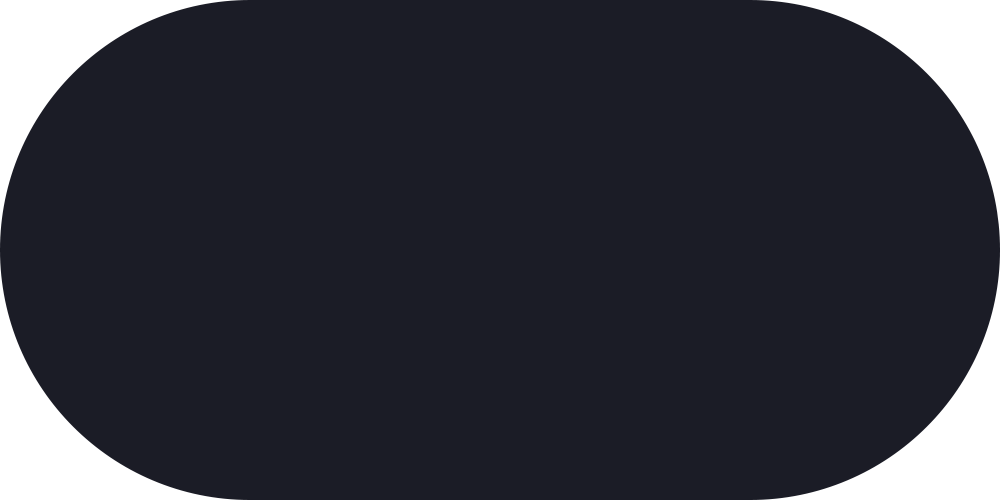
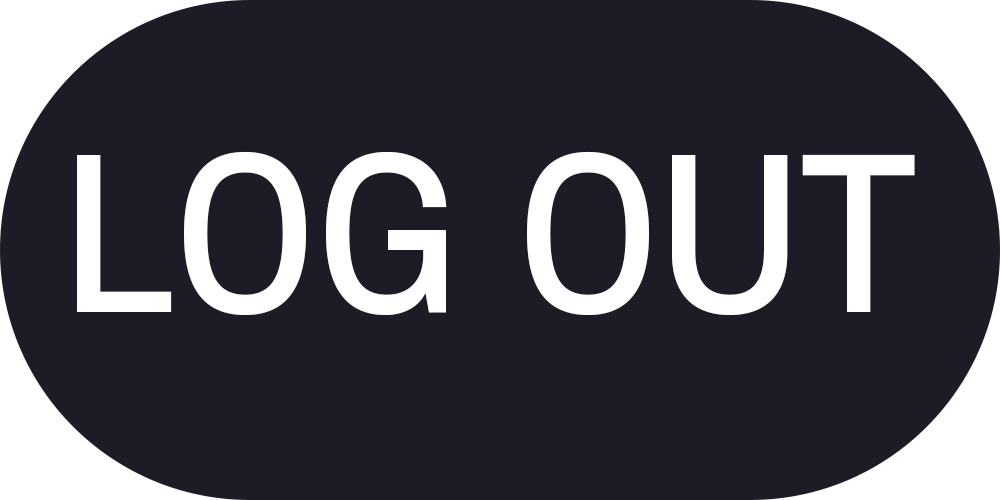
Before/after of a w=1000, h=500 layered artwork. What changed in the layer stack:
added layer "LOG OUT" above "사각형 1" over bbox(77, 151, 915, 315)
